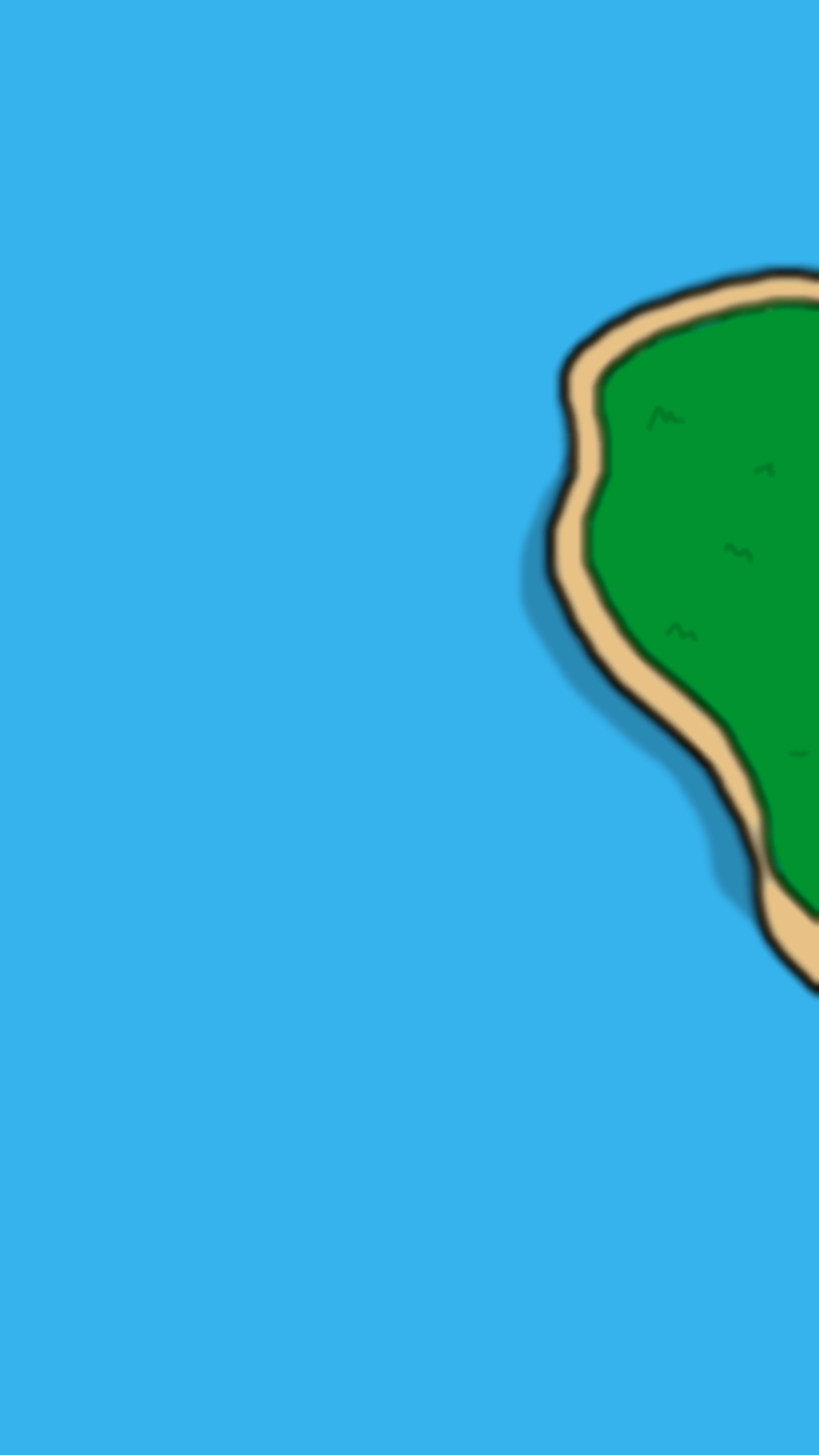
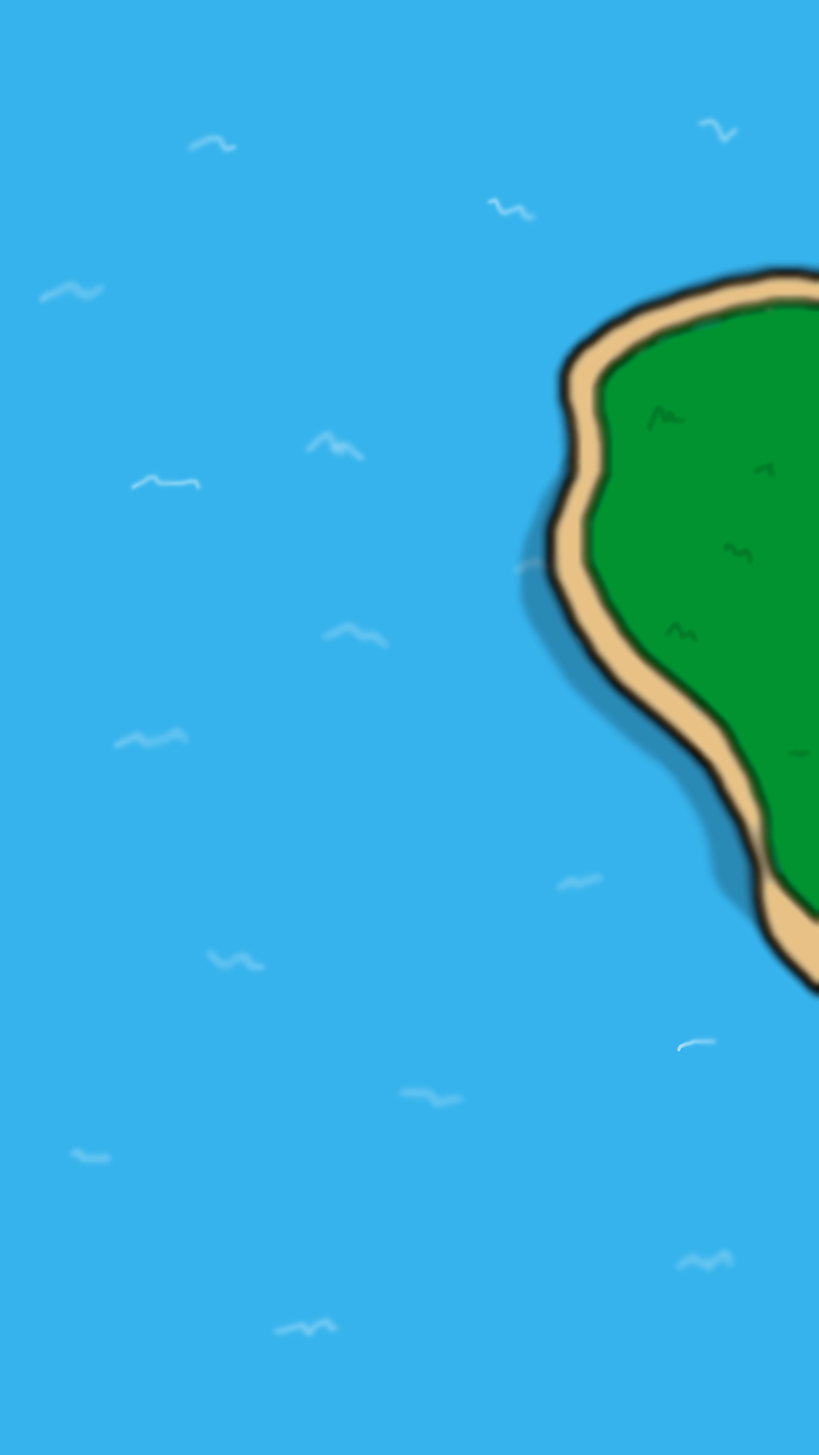
The second 819px x 1455px image is a revision of the first. Changes to its layers:
renamed "Layer 2" to "Layer 6", showed it, opacity 100% → 57%, moved it above "Layer 5", painted on it over [35, 115, 741, 1340]
